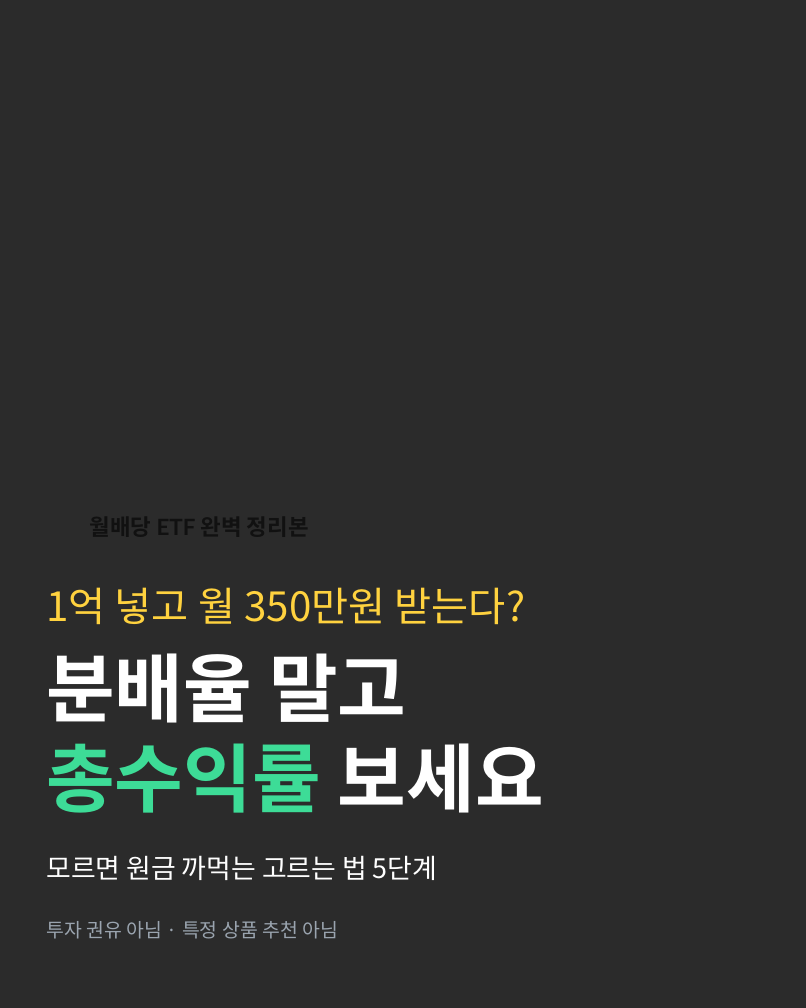
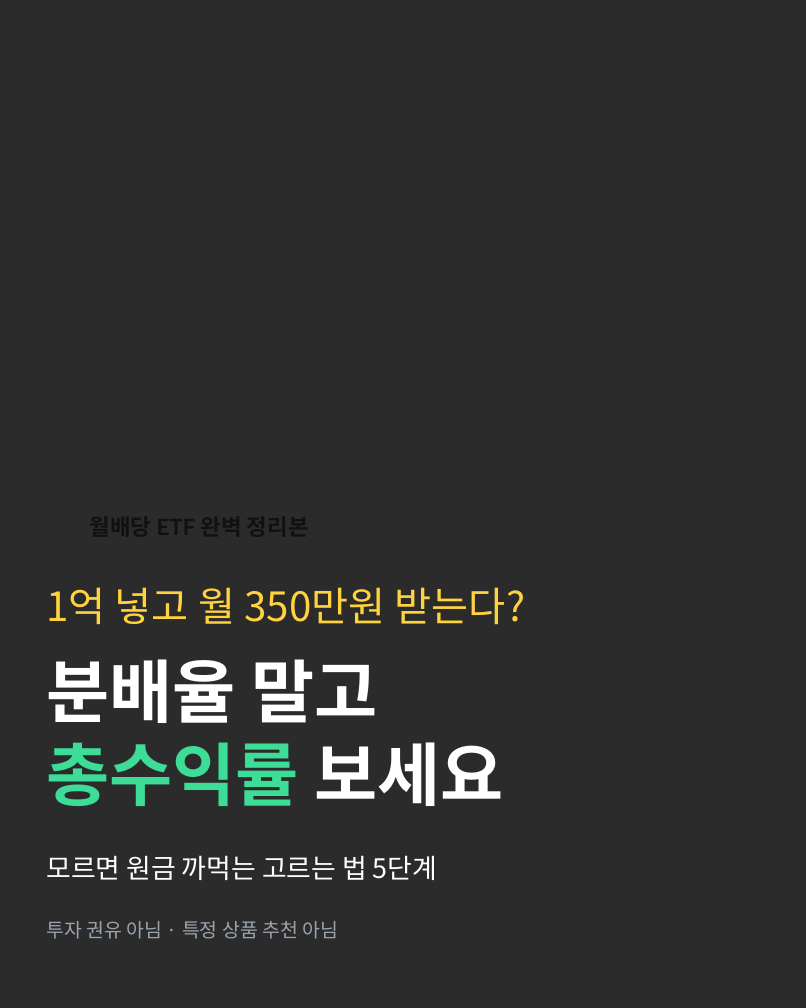
Before and after one commit to geben147-create/Insta, a slide deck: slide 1 of hermes-20261109/v3_card/V3_05_editable.pptx. Drawn at 806x1008 pixels with LibreOffice and Linux fonts; fonts in the diff are those of the drawing; background and template pictures are left out; a plain dark background stands for a picture behind light text. Boxes give left, top, right and bottom in pixels: in the first picture for what was removed or moved away, otherwise in the second. Text is boxed around its words. In the diff, an @@ line names an element or a change of style, - is before the commit and + after.

```diff
--- a/hermes-20261109/v3_card/V3_05_editable.pptx
+++ b/hermes-20261109/v3_card/V3_05_editable.pptx
@@ text "분배율 말고" at box(46, 659, 504, 806): size 75 to 69 pt @@
```
Also in this commit, not shown: 4 other slides changed.
